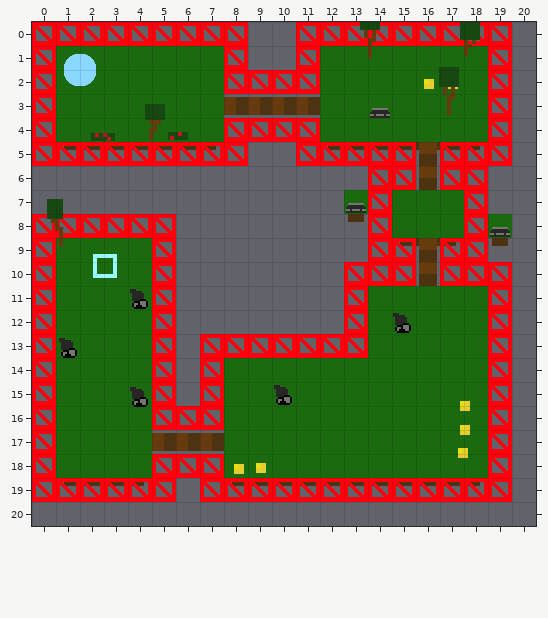
Tiled map (JSON) -- assets/levels/level3.json. The first picture shows the starting point.
Cells are 24x24 px. Shown: x 0..20, y 0..20.
The same view after the edit:
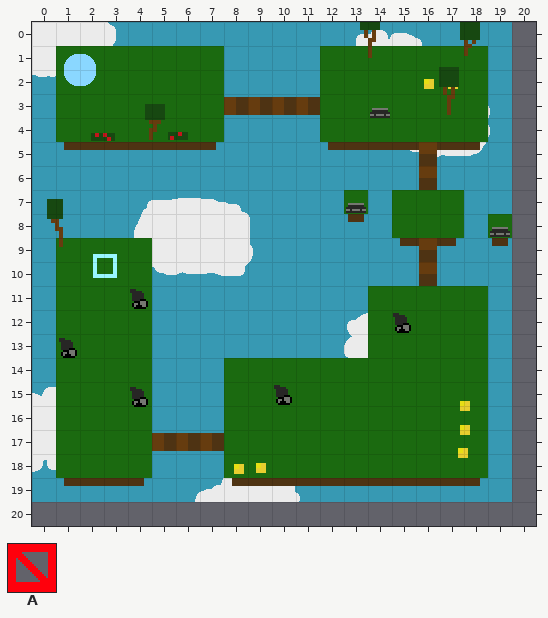
Key: from "collision": A 0.
_ is an empty cell, . an unchanged one.
The edit:
layer "Image Layer 1" added
--- layer "collision" (now hidden)
@@ x 0..19 @@
- 0 AAAAAAAAA..AAAAAAAAA
- 1 A.......A..A.......A
- 2 A.......AAAA.......A
- 3 A..................A
- 4 A.......AAAA.......A
- 5 AAAAAAAAA..AAAAA.AAA
- 6 ..............AA.AA.
- 7 ..............A...A.
- 8 AAAAAA........A...A.
- 9 A....A........AA.AA.
-10 A....A.......AAA.AAA
-11 A....A.......A.....A
-12 A....A.......A.....A
-13 A....A.AAAAAAA.....A
-14 A....A.A...........A
-15 A....A.A...........A
-16 A....AAA...........A
-17 A..................A
-18 A....AAA...........A
-19 AAAAAA.AAAAAAAAAAAAA
+ 0 _________.._________
+ 1 _......._.._......._
+ 2 _.......____......._
+ 3 _.................._
+ 4 _.......____......._
+ 5 _________.._____.___
+ 6 ..............__.__.
+ 7 .............._..._.
+ 8 ______........_..._.
+ 9 _...._........__.__.
+10 _...._.......___.___
+11 _...._......._....._
+12 _...._......._....._
+13 _...._._______....._
+14 _...._._..........._
+15 _...._._..........._
+16 _....___..........._
+17 _.................._
+18 _....___..........._
+19 ______._____________
